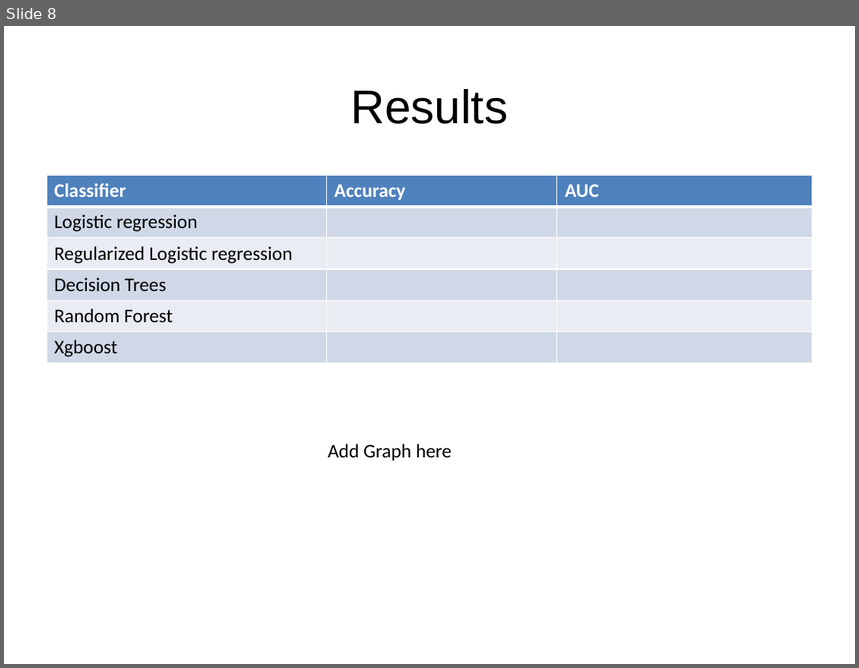
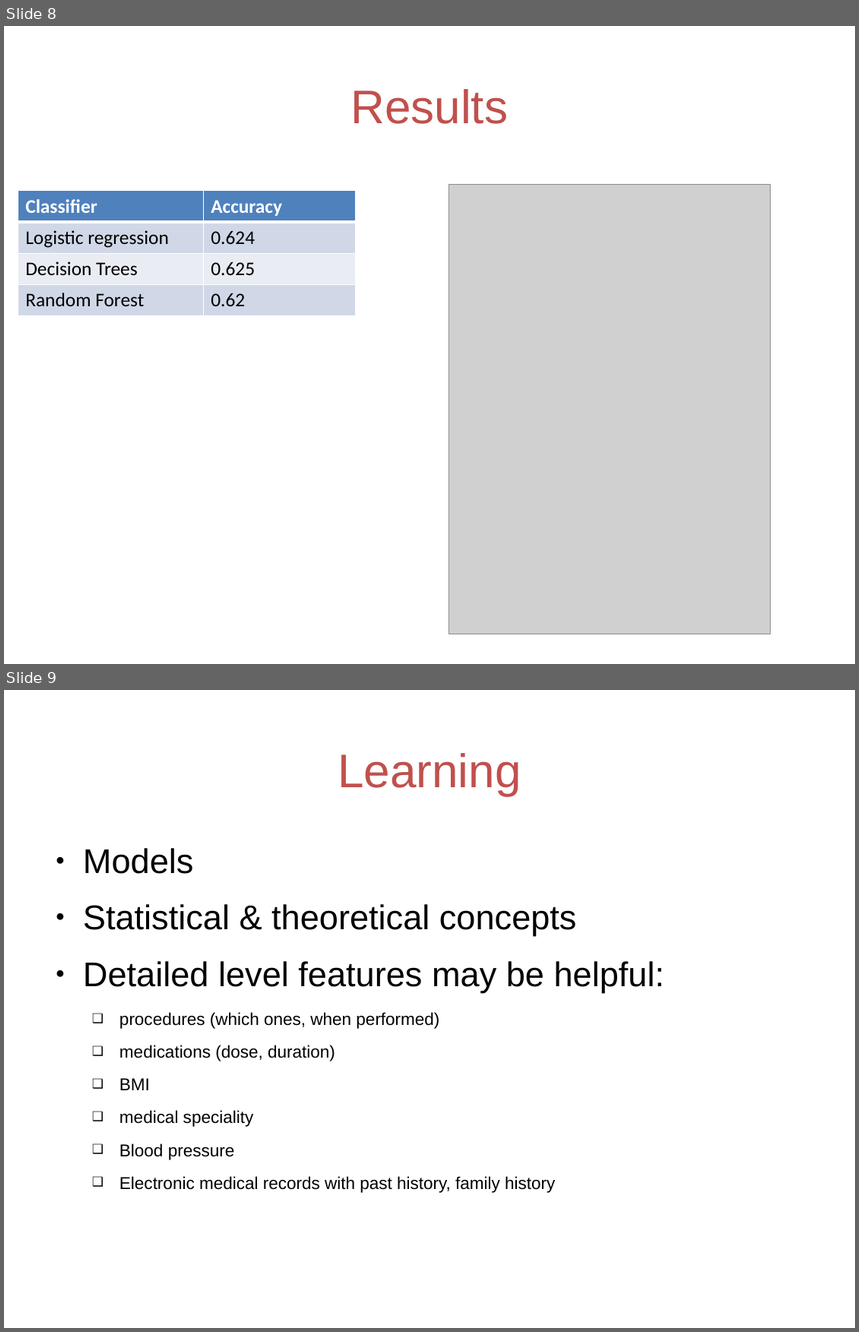
Before and after one commit to Anushi/hospital_readmissions, a slide deck: Project_presentation_Anushi.pptx. Shown one above the other, each under a label of ours: slide 8 before the commit, slides 8 and 9 after it. The pictures are 859x668 and 859x1332 pixels, drawn with LibreOffice and Linux fonts; fonts in the diff are those of the drawing; grey boxes stand for pictures. Boxes give left, top, right and bottom in pixels: in the first picture for what was removed or moved away, otherwise in the second. Text is boxed around its words. In the diff, an @@ line names an element or a change of style, - is before the commit and + after.

```diff
--- a/Project_presentation_Anushi.pptx
+++ b/Project_presentation_Anushi.pptx
@@ slide 9 added at <box>4,690,855,1328</box>, background #FFFFFF @@
@@ title added at <box>338,753,522,796</box>, 44 pt, text #C0504D @@
+Learning
@@ text added at <box>83,848,664,1193</box>, 16 pt, text #000000 @@
+● Models
+● Statistical & theoretical concepts
+● Detailed level features may be helpful:
+  ❑ procedures (which ones, when performed)
+  ❑ medications (dose, duration)
+  ❑ BMI
+  ❑ medical speciality
+  ❑ Blood pressure
+  ❑ Electronic medical records with past history, family history
@@ slide 8 changed as well @@
@@ title "Results" at <box>351,89,508,124</box>: text colour #000000 to #C0504D @@
@@ picture added at <box>449,184,771,635</box> @@
@@ table at <box>18,190,356,316</box> @@
-Classifier | Accuracy | AUC
-Logistic regression |  | 
-Regularized Logistic regression |  | 
-Decision Trees |  | 
-Random Forest |  | 
-Xgboost |  | 
+Classifier | Accuracy
+Logistic regression | 0.624
+Decision Trees | 0.625
+Random Forest | 0.62
@@ table: place and size @@
-table at <box>47,175,813,363</box>
+table at <box>18,190,356,316</box>
@@ text removed at <box>328,444,452,461</box> @@
-Add Graph here
```
Also in this commit, not shown: 7 other slides changed, 2 other slides added, 1 slide removed, 2 other files.
